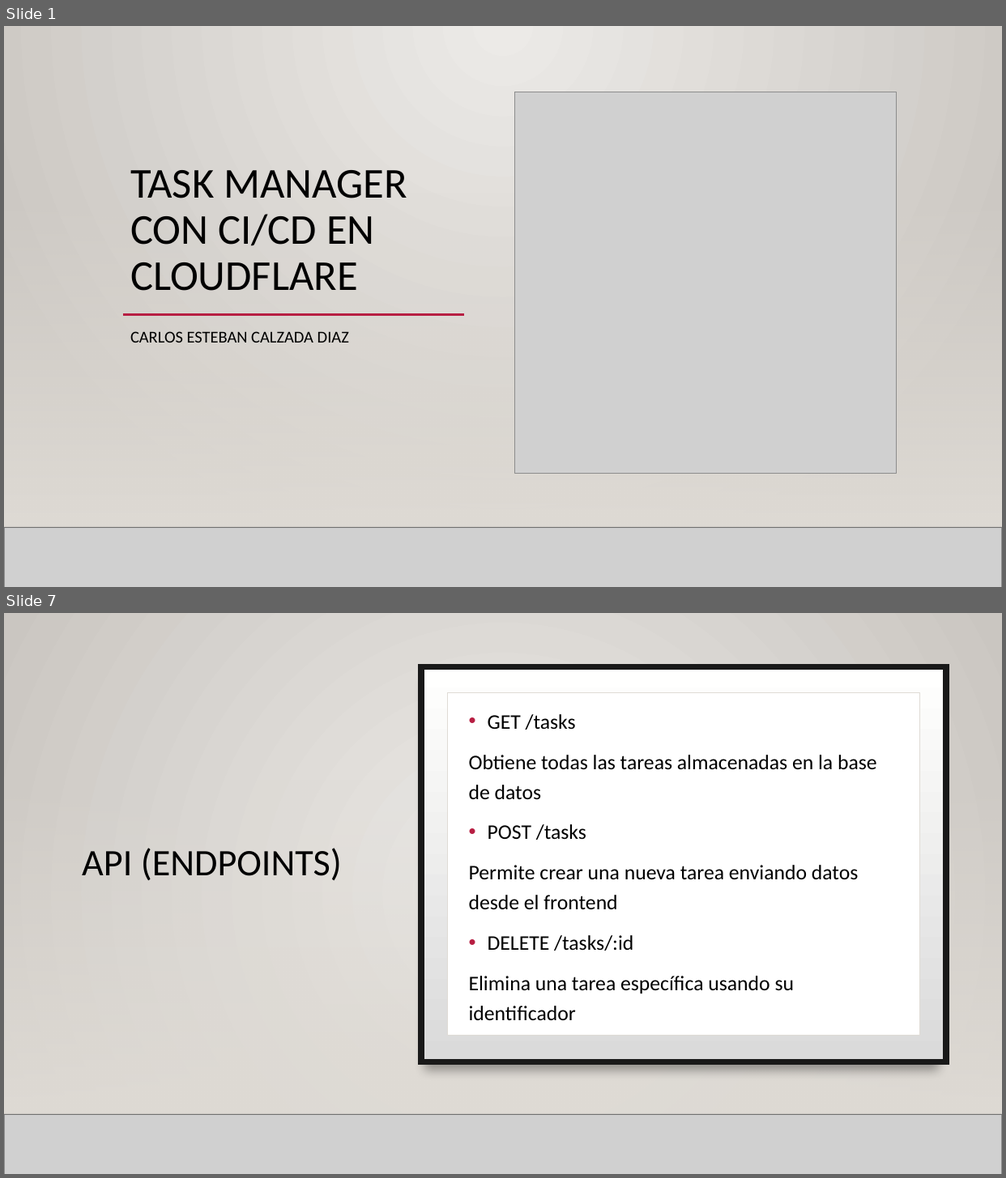
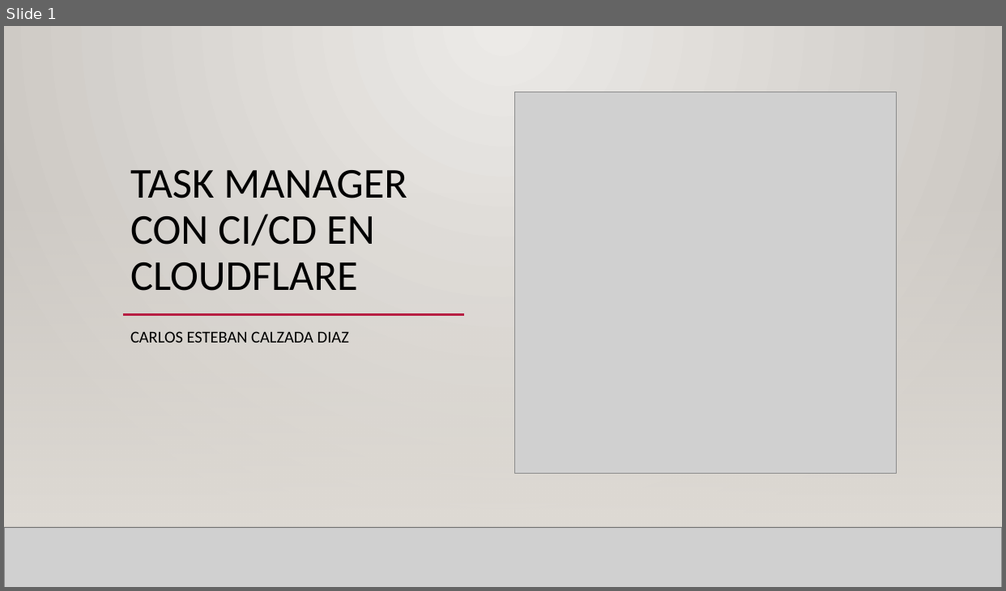
Before and after one commit to ccalzada081/task-manager-cloudflare, a slide deck: Presentacion final.pptx. Shown one above the other, each under a label of ours: slides 1 and 7 before the commit, slide 1 after it; the slides between them are not shown. The pictures are 1006x1178 and 1006x591 pixels, drawn with LibreOffice and Linux fonts; fonts in the diff are those of the drawing; grey boxes stand for pictures; background and template pictures are left out. Boxes give left, top, right and bottom in pixels: in the first picture for what was removed or moved away, otherwise in the second. Text is boxed around its words. In the diff, an @@ line names an element or a change of style, - is before the commit and + after.

```diff
--- a/Presentacion final.pptx
+++ b/Presentacion final.pptx
@@ slide 7 removed at [4, 613, 1002, 1174], background gradient #ECEAE7 to #CAC7C1; not listed: 2 template elements that a slide beside it also shows @@
@@ rectangle removed at [4, 613, 1002, 1174] @@
@@ rectangle removed at [422, 666, 947, 1063] @@
@@ rectangle removed at [422, 667, 947, 1063] @@
@@ rectangle removed at [448, 692, 920, 1035] @@
@@ text removed at [469, 714, 877, 1020] @@
-• GET /tasks
-Obtiene todas las tareas almacenadas en la base de datos
-• POST /tasks
-Permite crear una nueva tarea enviando datos desde el frontend
-• DELETE /tasks/:id
-Elimina una tarea específica usando su identificador
@@ rectangle removed at [4, 778, 1002, 1114] @@
@@ line removed from (123, 764) to (910, 764) @@
@@ title removed at [82, 848, 342, 880] @@
-API (ENDPOINTS)
@@ picture removed at [4, 1114, 1002, 1174] @@
@@ line removed from (4, 1114) to (1002, 1114) @@
```
Also in this commit, not shown: 13 slides added, 12 other slides removed, 1 other file.
